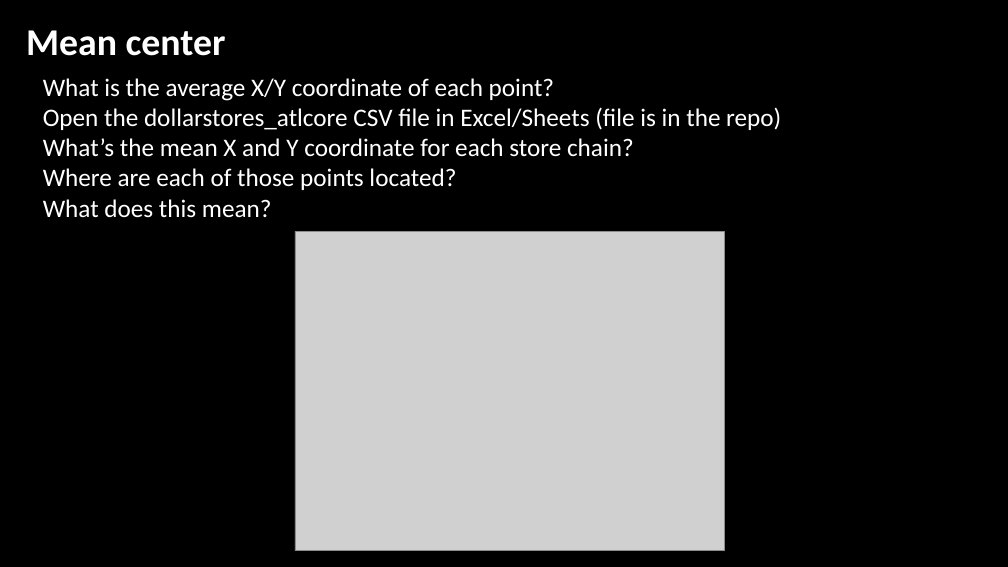
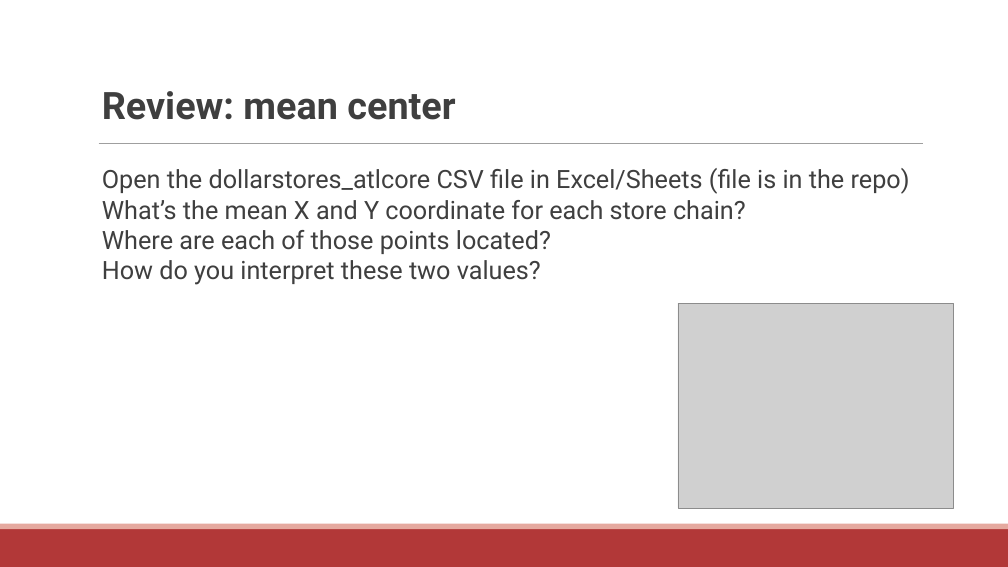
Before and after one commit to communitymaplab/geog4300_datascience, a slide deck: slide 9 of in_class_slides/geog4300_L10-Point pattern analysis and MAUP.pptx (slide 8 before the commit). Drawn at 1008x567 pixels with LibreOffice and Linux fonts; fonts in the diff are those of the drawing; grey boxes stand for pictures; background and template pictures are left out. Boxes give left, top, right and bottom in pixels: in the first picture for what was removed or moved away, otherwise in the second. Text is boxed around its words. In the diff, an @@ line names an element or a change of style, - is before the commit and + after.

```diff
--- a/in_class_slides/geog4300_L10-Point pattern analysis and MAUP.pptx
+++ b/in_class_slides/geog4300_L10-Point pattern analysis and MAUP.pptx
@@ background picture (left out) to #FFFFFF @@
@@ text at bbox=[43, 78, 554, 101]: paragraph removed @@
-What is the average X/Y coordinate of each point?
@@ text at bbox=[102, 91, 455, 120]: text changed; font Calibri to Roboto; text colour #FFFFFF to #3F3F3F @@
-Mean center
+Review: mean center
@@ line added from (99, 144) to (923, 144), #9F9F9F 0.5 pt @@
@@ text "Open the dollarstores_atlcore CSV file ...": place and size @@
-text "Open the dollarstores_atlcore CSV file ..." at bbox=[43, 78, 781, 217]
+text "Open the dollarstores_atlcore CSV file ..." at bbox=[102, 168, 910, 285]
@@ text at bbox=[102, 168, 910, 254]: font Calibri to Roboto, text colour #FFFFFF to #3F3F3F in "Open the dollarstores_atlcore CSV file in Excel/Sheets ...", "What’s the mean X and Y coordinate ...", "Where are each of those points located?" @@
@@ text at bbox=[102, 260, 541, 285]: text changed; font Calibri to Roboto; text colour #FFFFFF to #3F3F3F @@
-What does this mean?
+How do you interpret these two values?
@@ picture: place and size @@
-picture at bbox=[295, 231, 724, 551]
+picture at bbox=[678, 303, 954, 508]
@@ rectangle added at bbox=[0, 529, 1008, 567], fill #B23838 @@
@@ rectangle added at bbox=[0, 524, 1008, 529], fill #E5A99F @@
```
Also in this commit, not shown: 8 other slides changed, 1 slide added, 4 slides removed, 2 other files.
